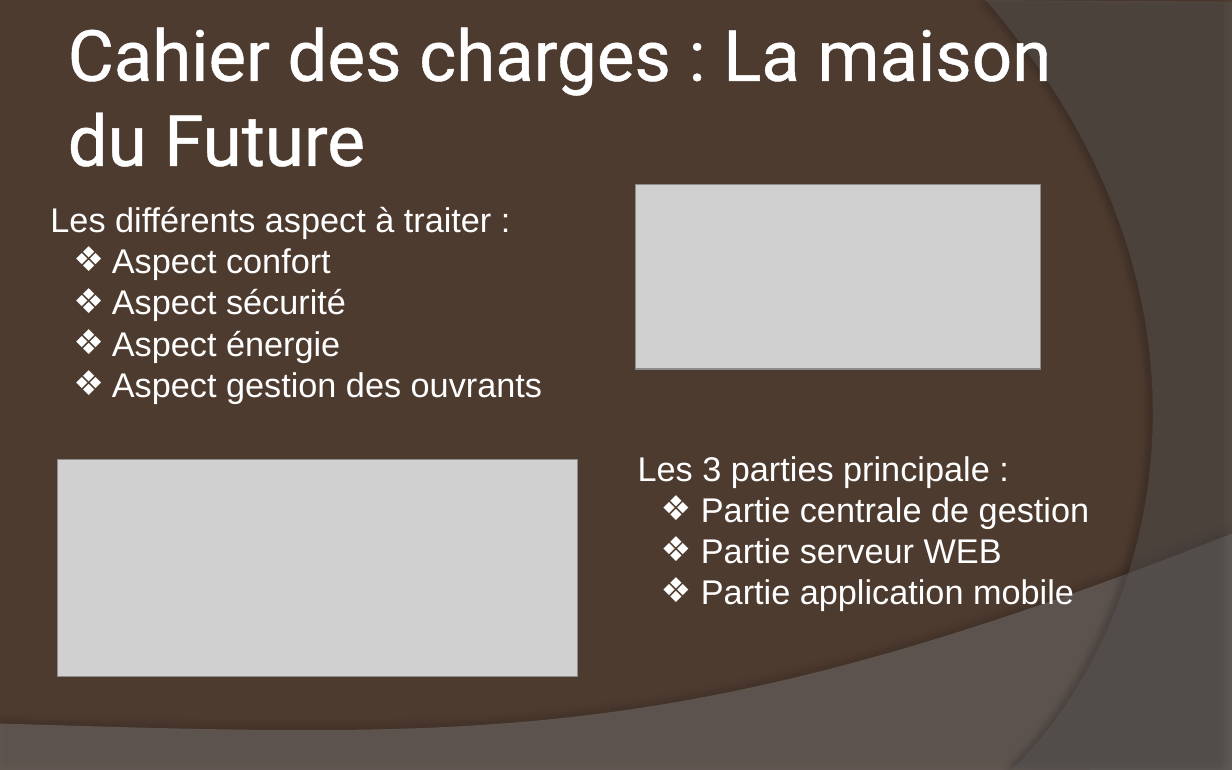
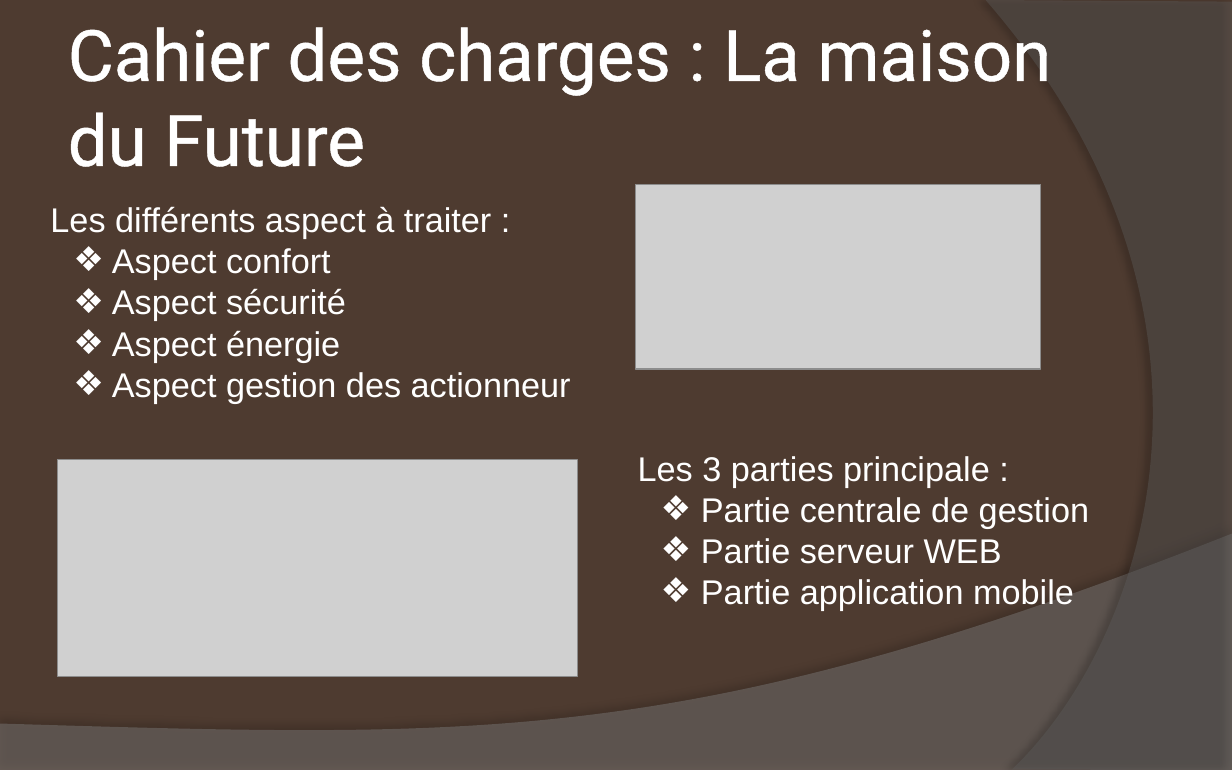
Before and after one commit to DrBalf/domotique_bts_sn_ec_projet, a slide deck: slide 2 of Rapport/Lore/presentation_revu.pptx. Drawn at 1232x770 pixels with LibreOffice and Linux fonts; fonts in the diff are those of the drawing; grey boxes stand for pictures. Boxes give left, top, right and bottom in pixels: in the first picture for what was removed or moved away, otherwise in the second. Text is boxed around its words. In the diff, an @@ line names an element or a change of style, - is before the commit and + after.

```diff
--- a/Rapport/Lore/presentation_revu.pptx
+++ b/Rapport/Lore/presentation_revu.pptx
@@ text at (x1=112, y1=372, x2=571, y2=403): text changed @@
-  ❖ Aspect gestion des ouvrants
+  ❖ Aspect gestion des actionneur
```
Also in this commit, not shown: 4 other slides changed, 3 slides removed, 14 other files.
